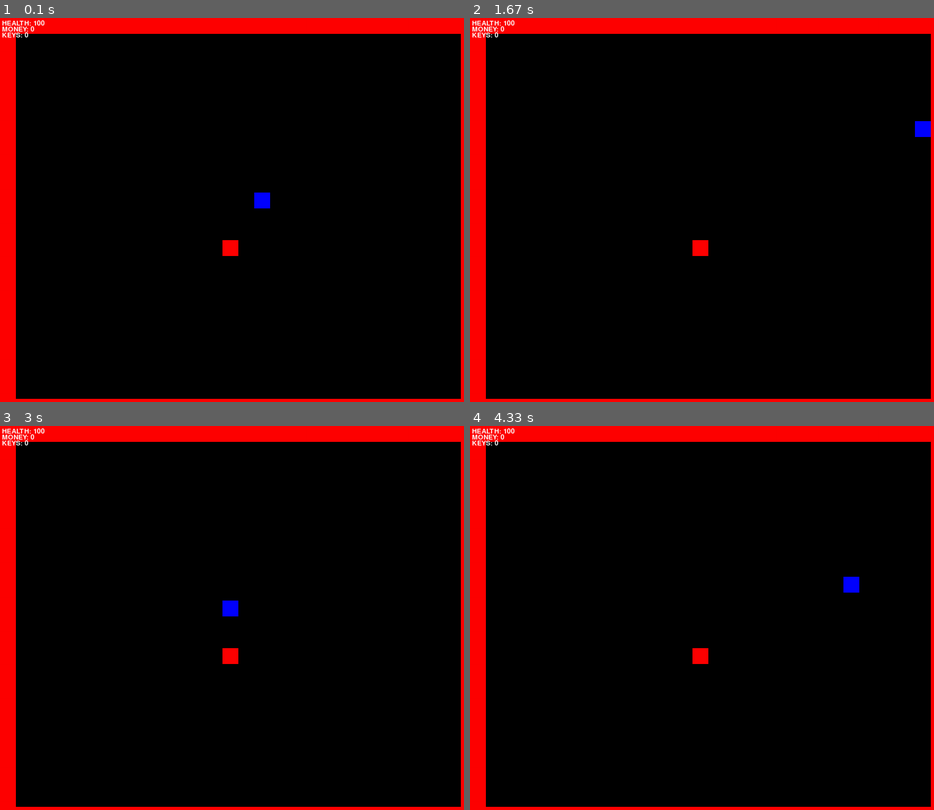
Above: before the commit, frames 1-4 (two rows, left to right).
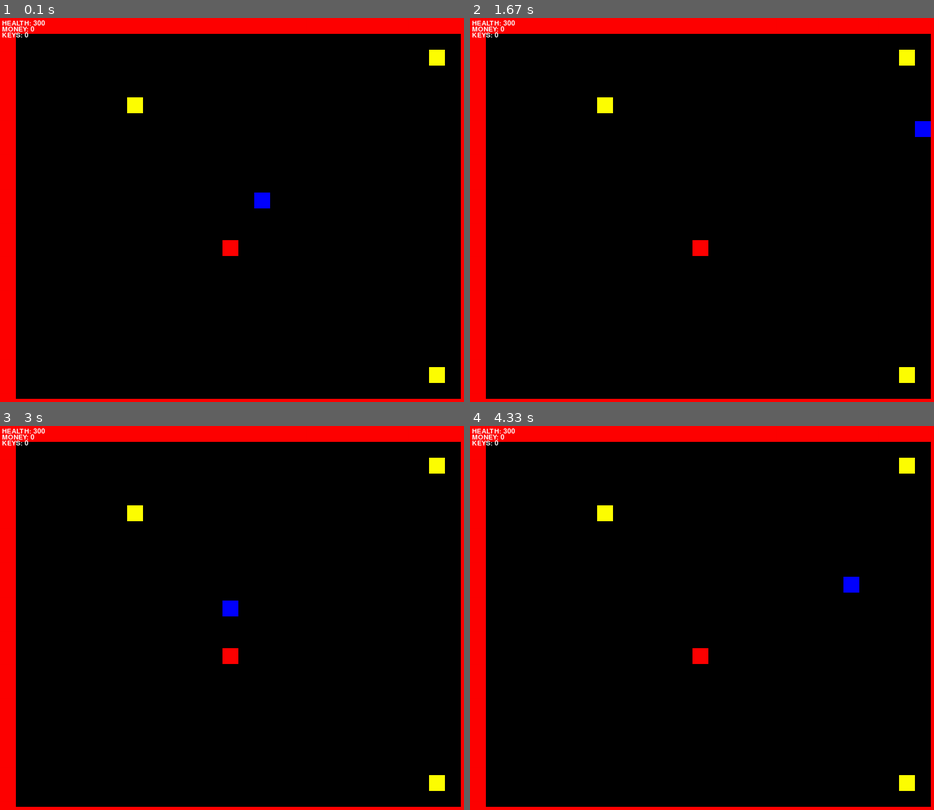
Above: after the commit, the same moments.

Repository: cduck1/dukecw-classwork
Game: pygame game, started from Tile Game/Tile Movement Game.py
Same seed, same stepped clock (60 frames per second), same inputs: the game is played once before the commit and once after it.
Inputs:
- Up to frame 1 (0.1 s): no input
- Up to frame 2 (1.67 s): hold Right 0.33-0.8 s; hold Up 0.83-1.13 s; hold Right 1.17-1.63 s
- Up to frame 3 (3 s): hold Left 1.67-2.2 s; hold Down 2.23-2.53 s; hold Left 2.57-2.97 s
- Up to frame 4 (4.33 s): hold Up 3-3.37 s; hold Right 3.4-4.03 s; hold Down from 4.07 s (still down)

The runs differ from the first frame. In frame 1, 0.5% of the frame differs, in the area x 7-96%, y 0-96%; in frame 2, 0.5%; in frame 3, 0.5%; in frame 4, 0.5%.

Commit message:
Update Tile Movement Game.py
Trying to get it so that when the player collides with the enemy and presses space, the enemy takes damage - doesnt work yet

Diff:
--- a/Tile Game/Tile Movement Game.py
+++ b/Tile Game/Tile Movement Game.py
@@ -1,4 +1,5 @@
 import pygame
+import random
 
 # Defining Colours
 BLACK = (0,0,0)
@@ -22,9 +23,10 @@
 # CREATE GROUPS
 # Create groups for each sprite
 player_group = pygame.sprite.Group()
-allwall_group = pygame.sprite.Group()
+allwall_group = pygame.sprite.Group()   # All wall group is a group including all inner and outer walls
 outerwall_group = pygame.sprite.Group()
 innerwall_group = pygame.sprite.Group()
+enemy_group = pygame.sprite.Group()
 # Create a group of all sprites together
 all_sprites_group = pygame.sprite.Group()
 
@@ -49,7 +51,7 @@
         self.change_x = 0
         self.change_y = 0
         # Variables
-        self.health = 100
+        self.health = 300
         self.money = 0
         self.keys = 0
 
@@ -58,7 +60,7 @@
         self.change_x += x
         self.change_y += y
 
-    # This update function moves the player and checks whether the player has collidesd with a wall - if it does it stops
+    # This update function moves the player and checks whether the player has collided with a wall - if it does it stops
     def update(self):
         # Move the player left/right
         self.rect.x += self.change_x
@@ -72,6 +74,15 @@
                 # Otherwise if we are moving left, do the opposite
                 self.rect.left = wall.rect.right
 
+        enemy_hit_group = pygame.sprite.spritecollide(self, enemy_group, False)
+        for enemy in enemy_hit_group:
+            # If we are moving right, set our right side to the left side of the enemy we hit
+            if self.change_x > 0:
+                self.rect.right = enemy.rect.left
+            else:
+                # Otherwise if we are moving left, do the opposite
+                self.rect.left = enemy.rect.right
+
         # Move the player up/down
         self.rect.y += self.change_y
         # Check and see if we hit anything
@@ -82,6 +93,15 @@
                 self.rect.bottom = wall.rect.top
             else:
                 self.rect.top = wall.rect.bottom
+
+        # Check for collisions between the player and the enemies
+        enemy_hit_group = pygame.sprite.spritecollide(self, enemy_group, False)
+        for enemy in enemy_hit_group:
+            # Reset our position based on the top/bottom of the object.
+            if self.change_y > 0:
+                self.rect.bottom = enemy.rect.top
+            else:
+                self.rect.top = enemy.rect.bottom
 
         # Resets the speed change to 0 every update so that the speed doesn't accelerate infinitely
         self.change_x = 0
@@ -102,6 +122,35 @@
 class innerwall(outerwall):
     pass
 
+# Making the enemy class
+class enemy(pygame.sprite.Sprite):
+    # Define the constructor for the enemy
+    def __init__(self, color, width, height, x_speed, y_speed, x, y):
+        # Call the super class (the super class for the player is sprite)
+        super().__init__()
+        # Create a sprite and fill it with a colour
+        self.image = pygame.Surface([width,height])
+        self.image.fill(color)
+        # Set the position of the sprite
+        self.rect = self.image.get_rect()
+        self.rect.x = x
+        self.rect.y = y
+        # Variables
+        self.health = 100
+
+    # Interactions between the player and the enemy
+    def update(self):
+        enemy_hit_group = pygame.sprite.spritecollide(myPlayer, enemy_group, False)
+        for self in enemy_hit_group:
+            for event in pygame.event.get(): # Using this type of key pressing because we don't want the player to be able to hold the key down
+                if event.type == pygame.KEYDOWN:
+                    if event.key == pygame.K_SPACE:
+                            self.health -= random.randint(20,60) # Makes the player do a random amount of damage between 20 and 60 - the damage done is minused off the enemy's health
+                            print(self.health)
+
+        # If the enemy's health is 0, delete it
+        if self.health == 0:
+            myEnemy.kill()
 # INSTANTATION CODE
 
 
@@ -109,14 +158,19 @@
 # Plan for creating the walls: have a list of 625 items, create wall at a specific x and y coordinates if there is a 1; once you get to the 25th element (to the end of the screen), go you down 40 pixels and start at x coord 0
 # Rows are sets of 25 elements
 # There are 750 total elements because each element represent a block of 40 by 40 and 25 x 30 = 750
-# Top and bottom walls (25 1s) = 1,1,1,1,1,1,1,1,1,1,1,1,1,1,1,1,1,1,1,1,1,1,1,1,1
-# Side walls = 1,0,0,0,0,0,0,0,0,0,0,0,0,0,0,0,0,0,0,0,0,0,0,0,1
+# Top and bottom walls (30 1s) = 1,1,1,1,1,1,1,1,1,1,1,1,1,1,1,1,1,1,1,1,1,1,1,1,1,1,1,1,1,1
+# Side walls = 1,0,0,0,0,0,0,0,0,0,0,0,0,0,0,0,0,0,0,0,0,0,0,0,0,0,0,0,0,1
+# 0 = nothing present
+# 1 = outer wall present
+# 2 = inner wall present
+# 3 = player start point
+# 4 = enemy start point
 wall_present = [1,1,1,1,1,1,1,1,1,1,1,1,1,1,1,1,1,1,1,1,1,1,1,1,1,1,1,1,1,1,
                 1,0,0,0,0,0,0,0,0,0,0,0,0,0,0,0,0,0,0,0,0,0,0,0,0,0,0,0,0,1,
-                1,0,0,0,0,0,0,0,0,0,0,0,0,0,0,0,0,0,0,0,0,0,0,0,0,0,0,0,0,1,
-                1,0,0,0,0,0,0,0,0,0,0,0,0,0,0,0,0,0,0,0,0,0,0,0,0,0,0,0,0,1,
-                1,0,0,0,0,0,0,0,0,0,0,0,0,0,0,0,0,0,0,0,0,0,0,0,0,0,0,0,0,1,
-                1,0,0,0,0,0,0,0,0,0,0,0,0,0,0,0,0,0,0,0,0,0,0,0,0,0,0,0,0,1,
+                1,0,0,0,0,0,0,0,0,0,0,0,0,0,0,0,0,0,0,0,0,0,0,0,0,0,0,4,0,1,
+                1,0,0,0,0,0,0,0,0,0,0,0,0,0,0,0,0,0,0,0,0,0,0,0,0,0,0,0,0,1,
+                1,0,0,0,0,0,0,0,0,0,0,0,0,0,0,0,0,0,0,0,0,0,0,0,0,0,0,0,0,1,
+                1,0,0,0,0,0,0,0,4,0,0,0,0,0,0,0,0,0,0,0,0,0,0,0,0,0,0,0,0,1,
                 1,0,0,0,0,0,0,0,0,0,0,0,0,0,0,0,0,0,0,0,0,0,0,0,0,0,0,0,0,1,
                 1,0,0,0,0,0,0,0,0,0,0,0,0,0,0,0,0,0,0,0,0,0,0,0,0,0,0,0,0,1,
                 1,0,0,0,0,0,0,0,0,0,0,0,0,0,0,0,0,0,0,0,0,0,0,0,0,0,0,0,0,1,
@@ -133,9 +187,10 @@
                 1,0,0,0,0,0,0,0,0,0,0,0,0,0,0,0,0,0,0,0,0,0,0,0,0,0,0,0,0,1,
                 1,0,0,0,0,0,0,0,0,0,0,0,0,0,0,0,0,0,0,0,0,0,0,0,0,0,0,0,0,1,
                 1,0,0,0,0,0,0,0,0,0,0,0,0,0,0,0,0,0,0,0,0,0,0,0,0,0,0,0,0,1,
-                1,0,0,0,0,0,0,0,0,0,0,0,0,0,0,0,0,0,0,0,0,0,0,0,0,0,0,0,0,1,
+                1,0,0,0,0,0,0,0,0,0,0,0,0,0,0,0,0,0,0,0,0,0,0,0,0,0,0,4,0,1,
                 1,0,0,0,0,0,0,0,0,0,0,0,0,0,0,0,0,0,0,0,0,0,0,0,0,0,0,0,0,1,
                 1,1,1,1,1,1,1,1,1,1,1,1,1,1,1,1,1,1,1,1,1,1,1,1,1,1,1,1,1,1]
+
 for i in range (0,750):
     # temp_x and temp_y are the temporary values where the wall will be created for that iteration of the for loop, so if there is a 1 at that position, it will be created at a different x and y each time
     # We have an if i == 0 here because we need the walls to start at zero, if it didnt we would start with temp_x = temp_x + 40 and so fourth
@@ -151,7 +206,7 @@
     elif i % 30 == 0:
         temp_x = 0
         temp_y = temp_y + 40
-
+    # 1s in the array represent outer walls
     if wall_present[i] == 1:
         myOuterWall = outerwall(RED, 40, 40, temp_x, temp_y)
         outerwall_group.add(myOuterWall)
@@ -163,12 +218,18 @@
         innerwall_group.add(myInnerWall)
         allwall_group.add(myInnerWall)
         all_sprites_group.add(myInnerWall)
+    # 3s in the array represent the starting position of the player
     if wall_present[i] == 3:
         # Instantiate the player class - colour, width, height, x, y, speed
         myPlayer = player(BLUE, 40, 40, 20, 20, temp_x, temp_y)
         # Add the player to a player group and an all sprites group
         player_group.add(myPlayer)
         all_sprites_group.add(myPlayer)
+    # 4s in the array represent the starting positions on the enemies
+    if wall_present[i] == 4:
+        myEnemy = enemy(YELLOW, 40, 40, 20, 20, temp_x, temp_y)
+        enemy_group.add(myEnemy)
+        all_sprites_group.add(myEnemy)
 
 
 # MAIN PROGRAM LOOP
